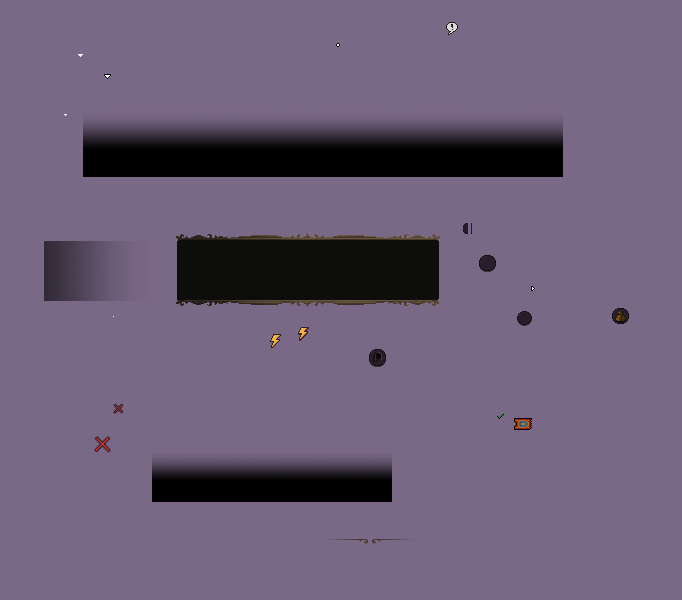
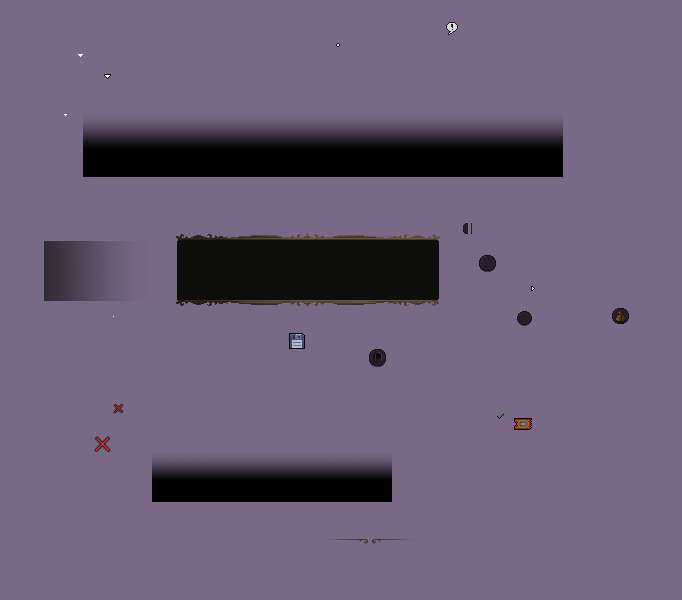
Comparing the layer stacks of the two 682x600 images. Changes:
removed layer "EnergyBolt.png" over left=298, top=327, right=309, bottom=340
painted on "SavingIcon.png" over left=270, top=333, right=305, bottom=349
